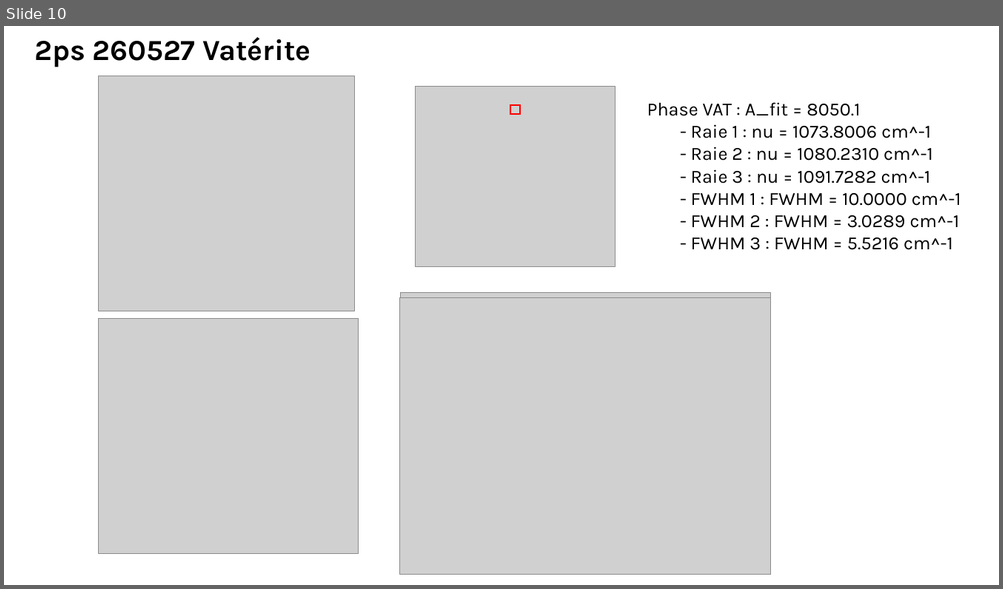
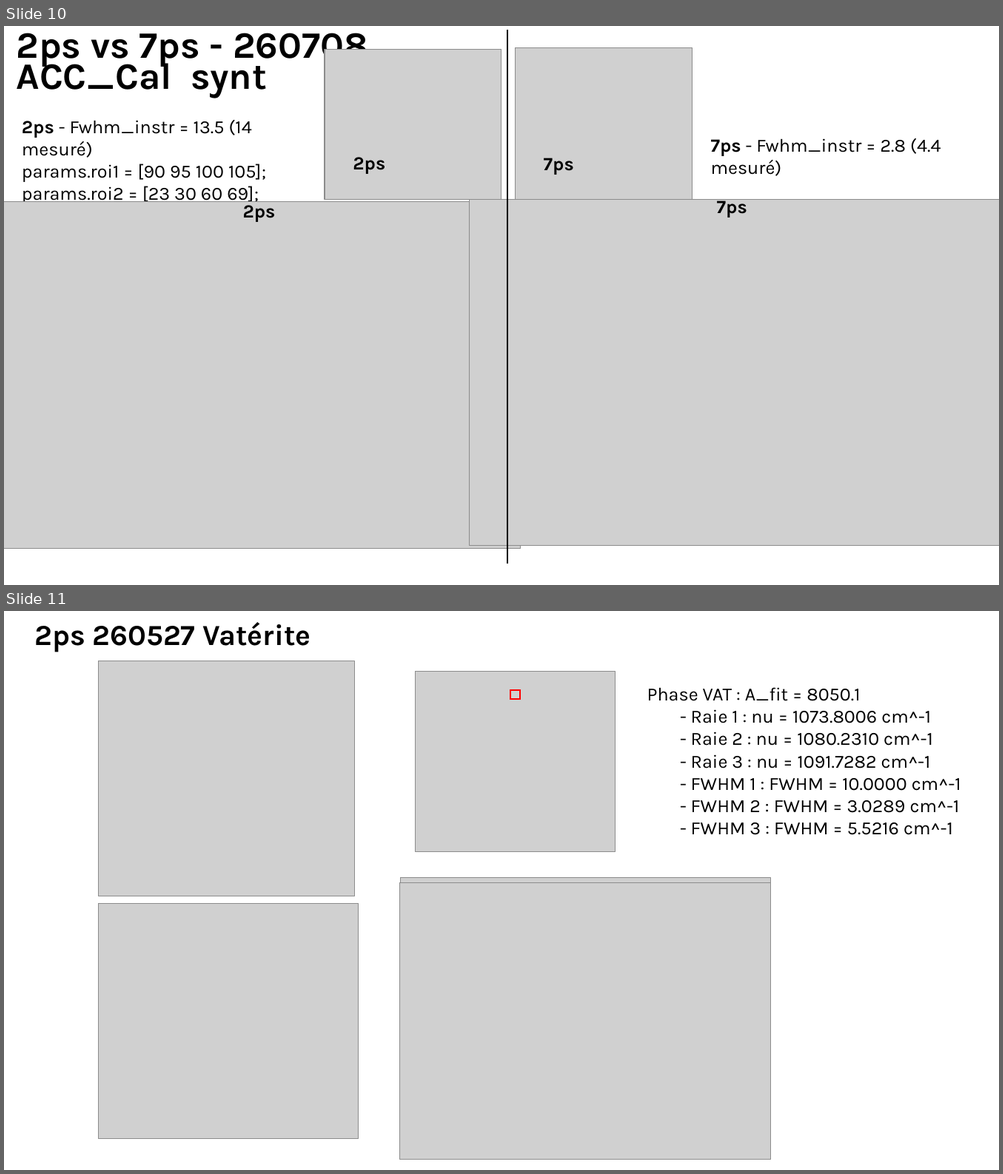
Before and after one commit to sachabuc/SRS_analysis, a slide deck: meetings/reu_151026_figures_papiers.pptx. Shown one above the other, each under a label of ours: slide 10 before the commit, slides 10 and 11 after it. The pictures are 1003x589 and 1003x1174 pixels, drawn with LibreOffice and Linux fonts; fonts in the diff are those of the drawing; grey boxes stand for pictures. Boxes give left, top, right and bottom in pixels: in the first picture for what was removed or moved away, otherwise in the second. Text is boxed around its words. In the diff, an @@ line names an element or a change of style, - is before the commit and + after.

```diff
--- a/meetings/reu_151026_figures_papiers.pptx
+++ b/meetings/reu_151026_figures_papiers.pptx
@@ slide 10 added at box(4, 26, 999, 585), background #FFFFFF @@
@@ text added at box(17, 33, 367, 99), 36 pt, text #000000, bold @@
+2ps vs 7ps - 260708 ACC_Cal synt
@@ line added from (507, 30) to (507, 564), #000000 1.5 pt @@
@@ picture added at box(325, 49, 502, 199) @@
@@ picture added at box(515, 48, 692, 200) @@
@@ text added at box(22, 120, 266, 205), 18 pt, text #000000 @@
+2ps - Fwhm_instr = 13.5 (14 mesuré)
+params.roi1 = [90 95 100 105];
+params.roi2 = [23 30 60 69];
@@ text added at box(353, 157, 385, 174), 18 pt, text #000000, bold @@
+2ps
@@ text added at box(543, 158, 574, 175), 18 pt, text #000000, bold @@
+7ps
@@ text added at box(711, 138, 941, 176), 18 pt, text #000000 @@
+7ps - Fwhm_instr = 2.8 (4.4 mesuré)
@@ picture added at box(4, 202, 521, 549) @@
@@ text added at box(243, 201, 276, 222), 18 pt, text #000000, bold @@
+2ps
@@ picture added at box(469, 199, 999, 546) @@
@@ text added at box(717, 197, 747, 218), 18 pt, text #000000, bold @@
+7ps
@@ what was slide 10 is now slide 11 @@
```
Also in this commit, not shown: 1 slide changed, 3 other files.
